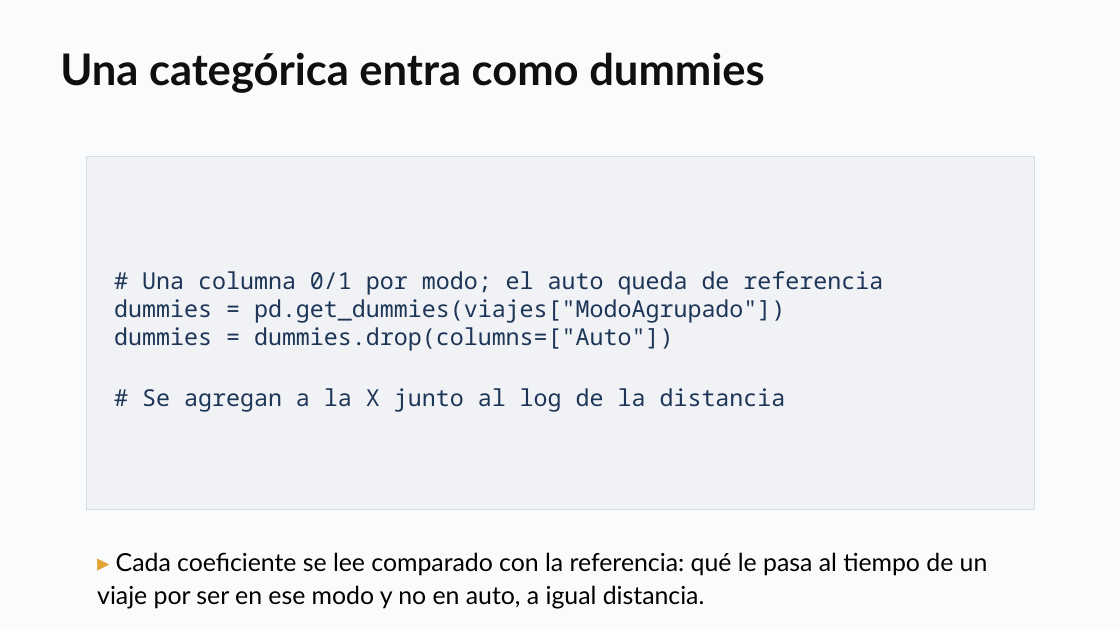
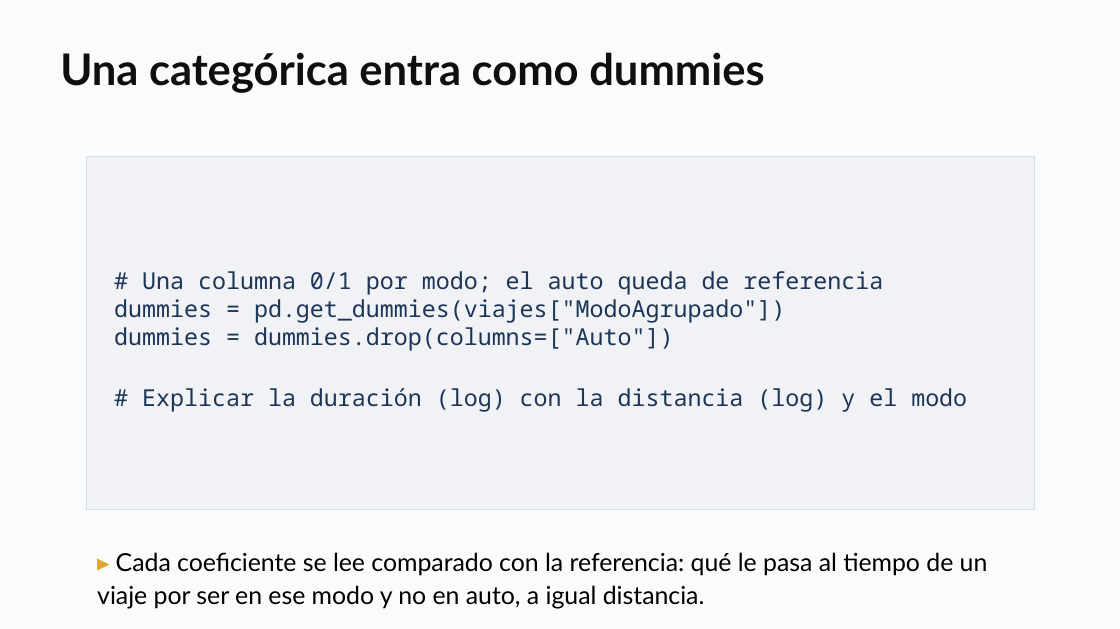
Before and after one commit to daniopitz/diplomado-cdd, a slide deck: slide 23 of presentaciones/clase04_regresion_multiple.pptx (slide 22 before the commit). Drawn at 1120x629 pixels with LibreOffice and Linux fonts; fonts in the diff are those of the drawing. Boxes give left, top, right and bottom in pixels: in the first picture for what was removed or moved away, otherwise in the second. Text is boxed around its words. In the diff, an @@ line names an element or a change of style, - is before the commit and + after.

```diff
--- a/presentaciones/clase04_regresion_multiple.pptx
+++ b/presentaciones/clase04_regresion_multiple.pptx
@@ text in rectangle at (x1=142, y1=388, x2=967, y2=412): text changed @@
-# Se agregan a la X junto al log de la distancia
+# Explicar la duración (log) con la distancia (log) y el modo
```
Also in this commit, not shown: 3 other slides changed, 2 slides added, 3 other files.
